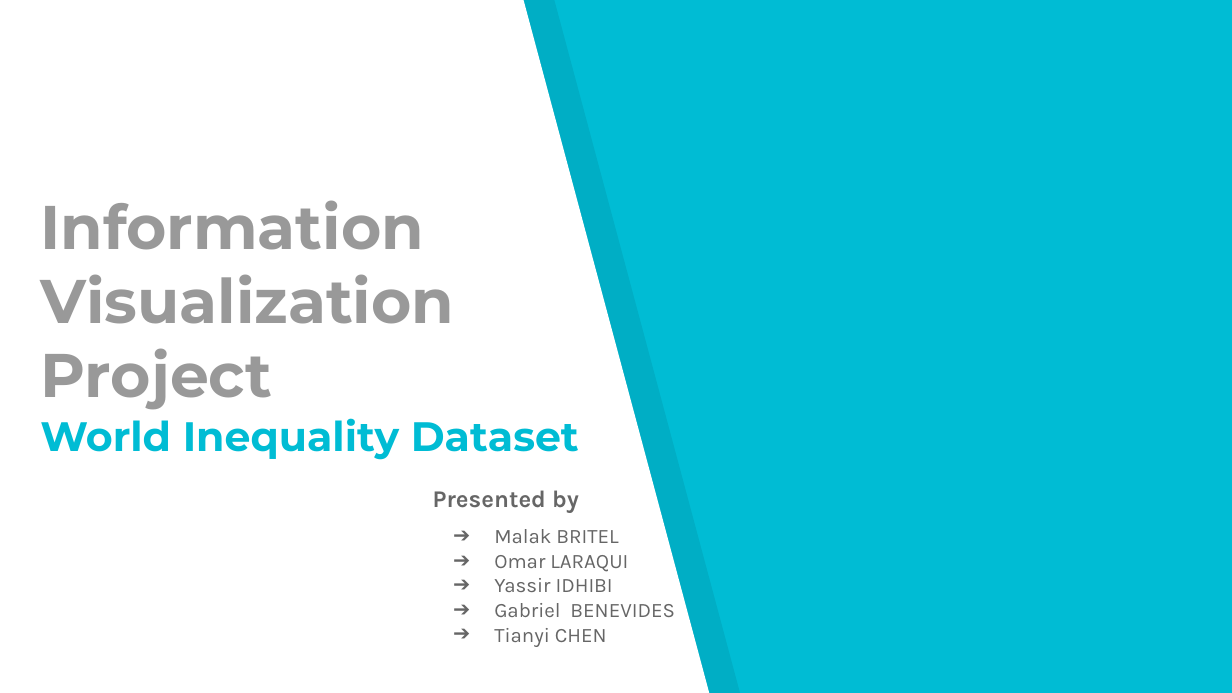
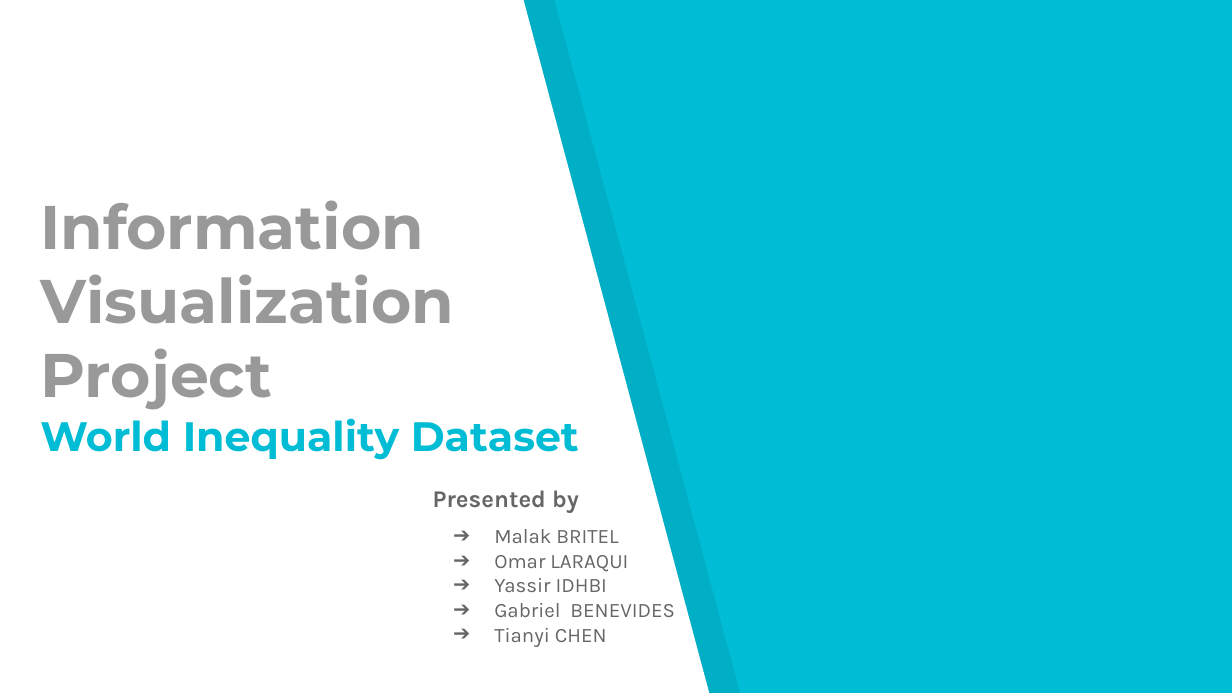
Before and after one commit to Omaroid/InfoVisWorldInequality, a slide deck: slide 1 of Info Visulization Presentation.pptx. Drawn at 1232x693 pixels with LibreOffice and Linux fonts; fonts in the diff are those of the drawing. Boxes give left, top, right and bottom in pixels: in the first picture for what was removed or moved away, otherwise in the second. Text is boxed around its words. In the diff, an @@ line names an element or a change of style, - is before the commit and + after.

Commit message:
Modify .pptx

```diff
--- a/Info Visulization Presentation.pptx
+++ b/Info Visulization Presentation.pptx
@@ text at [494, 578, 607, 592]: text changed @@
-➔ Yassir IDHIBI
+➔ Yassir IDHBI
```
